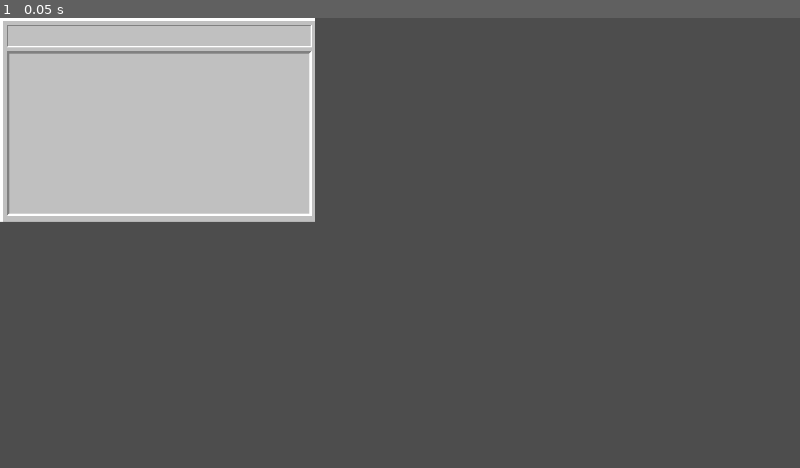
Above: before the commit, frame 1.
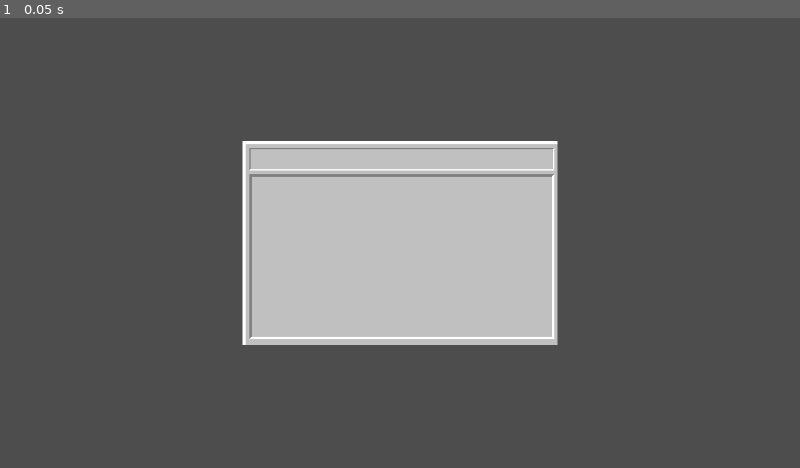
Above: after the commit, the same moment.

Repository: fjasl/mine-sweeper-godot
Game: Godot game, scene res://UnitTest/Main.tscn
Same seed, same stepped clock (60 frames per second), same inputs: the game is played once before the commit and once after it.
Inputs:
- Up to frame 1 (0.05 s): no input

The runs differ from the first frame. In frame 1, 33% of the frame differs, in the area x 0-70%, y 0-73%.

Commit message:
center the canvas

Diff:
--- a/UnitTest/background.gd
+++ b/UnitTest/background.gd
@@ -1,4 +1,6 @@
 extends Node2D
+
+@export var centerInViewport: bool = true
 
 @export var cellSize: int = 16
 @export var boardColumns: int = 30
@@ -18,12 +20,28 @@
 const COLOR_HIGHLIGHT: Color = Color("#FFFFFF")
 const COLOR_SHADOW: Color = Color("#808080")
 
+func _ready():
+	# 想让整块棋盘画在屏幕中心：移动节点 position 即可整体平移绘制内容。
+	# 勾掉 centerInViewport 就可以手动拖拽/填充 position 自由摆放。
+	if centerInViewport:
+		center_in_viewport()
+
+# 整块棋盘的包围尺寸（本地 (0,0) 就是绘制原点）
+func board_size() -> Vector2:
+	var totalWidth: int = outerHighlightThickness + leftBorderThickness + boardBevelThickness + cellSize * boardColumns + boardBevelThickness + rightBorderThickness
+	var totalHeight: int = outerHighlightThickness + middleTopBorderThickness + scoreboardBevelThickness + scoreboardHeight + scoreboardBevelThickness + middleCenterBorderThickness + boardBevelThickness + cellSize * boardRows + boardBevelThickness + middleBottomBorderThickness
+	return Vector2(totalWidth, totalHeight)
+
+# 把整块棋盘平移到当前视口中心
+func center_in_viewport() -> void:
+	var viewport_size: Vector2 = get_viewport_rect().size
+	position = (viewport_size - board_size()) / 2.0
+
 func _draw():
-	# 总宽度：外层高光 + 左边框 + 棋盘高光 + 棋盘宽度 + 棋盘阴影 + 右边框
-	var totalWidth: int = outerHighlightThickness + leftBorderThickness + boardBevelThickness + cellSize * boardColumns + boardBevelThickness + rightBorderThickness
-
-	# 总高度：外层高光 + 中上边框 + 计分板高光 + 计分板高度 + 计分板阴影 + 中中边框 + 棋盘高光 + 棋盘高度 + 棋盘阴影 + 中底边框
-	var totalHeight: int = outerHighlightThickness + middleTopBorderThickness + scoreboardBevelThickness + scoreboardHeight + scoreboardBevelThickness + middleCenterBorderThickness + boardBevelThickness + cellSize * boardRows + boardBevelThickness + middleBottomBorderThickness
+	# 总宽度/总高度：本地坐标为原点，绘制内容整体由节点 position 决定位置
+	var bsize: Vector2 = board_size()
+	var totalWidth: int = int(bsize.x)
+	var totalHeight: int = int(bsize.y)
 
 	# 背景色
 	draw_rect(Rect2(Vector2.ZERO, Vector2(totalWidth, totalHeight)), COLOR_BG)
